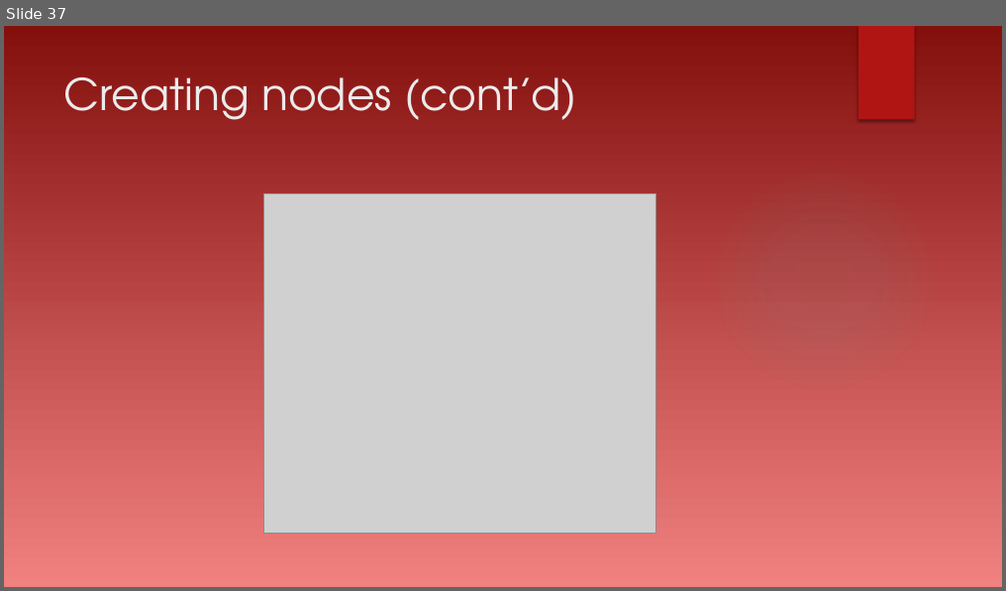
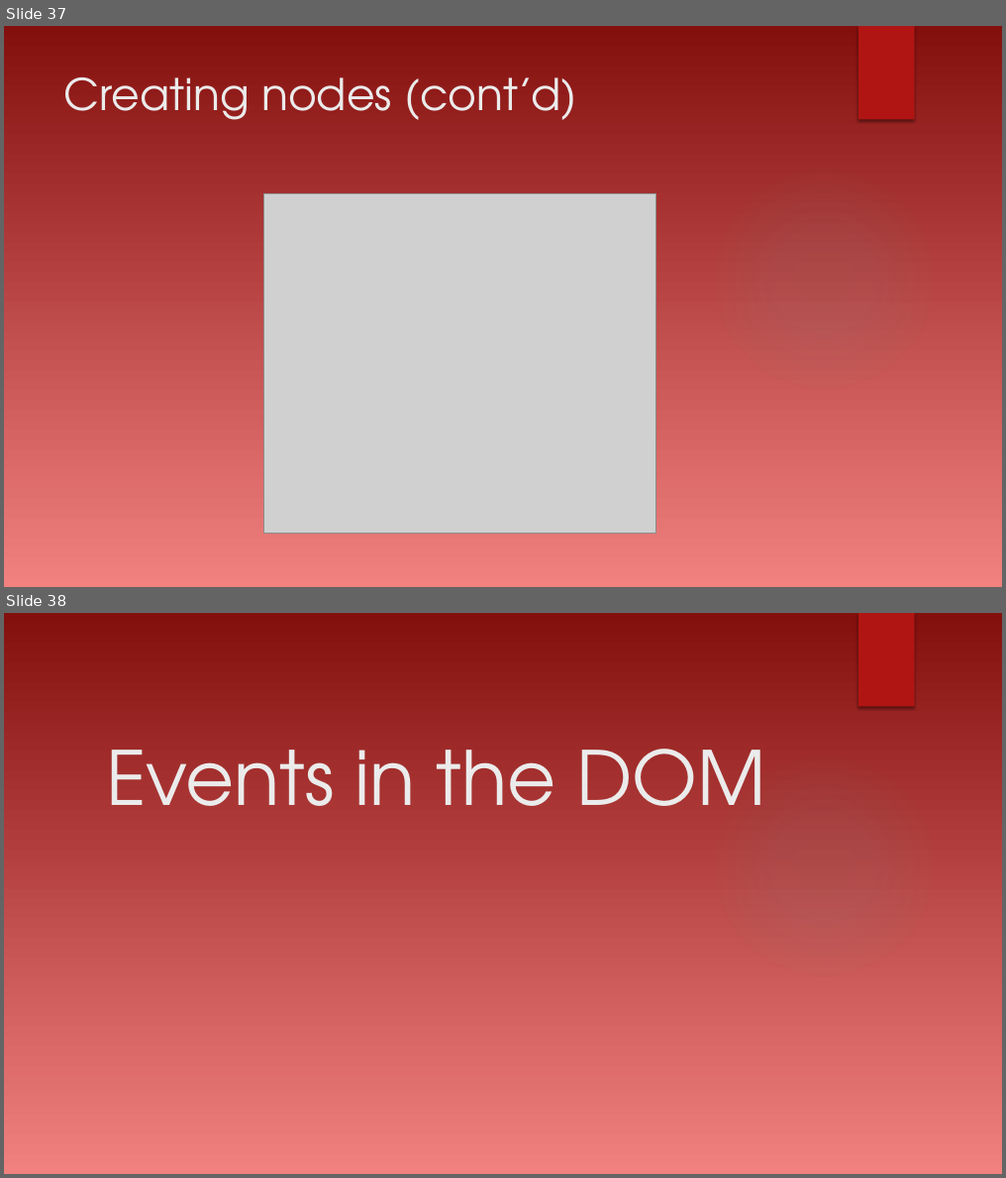
Before and after one commit to dtarvin/evening-work, a slide deck: document-object-model-presentation/Document Object Model.pptx. Shown one above the other, each under a label of ours: slide 37 before the commit, slides 37 and 38 after it. The pictures are 1006x591 and 1006x1178 pixels, drawn with LibreOffice and Linux fonts; fonts in the diff are those of the drawing; grey boxes stand for pictures; background and template pictures are left out. Boxes give left, top, right and bottom in pixels: in the first picture for what was removed or moved away, otherwise in the second. Text is boxed around its words. In the diff, an @@ line names an element or a change of style, - is before the commit and + after.

Commit message:
add events to slides

```diff
--- a/document-object-model-presentation/Document Object Model.pptx
+++ b/document-object-model-presentation/Document Object Model.pptx
@@ slide 38 added at [4,613,1002,1174], background gradient #FDF1F1 to #84100E to #F1817F to #F6ABAA; not listed: 2 template elements that a slide beside it also shows @@
@@ title added at [106,749,766,806], 72 pt, text #EBEBEB @@
+Events in the DOM
```
Also in this commit, not shown: 36 other slides changed, 5 other slides added, 2 other files.
